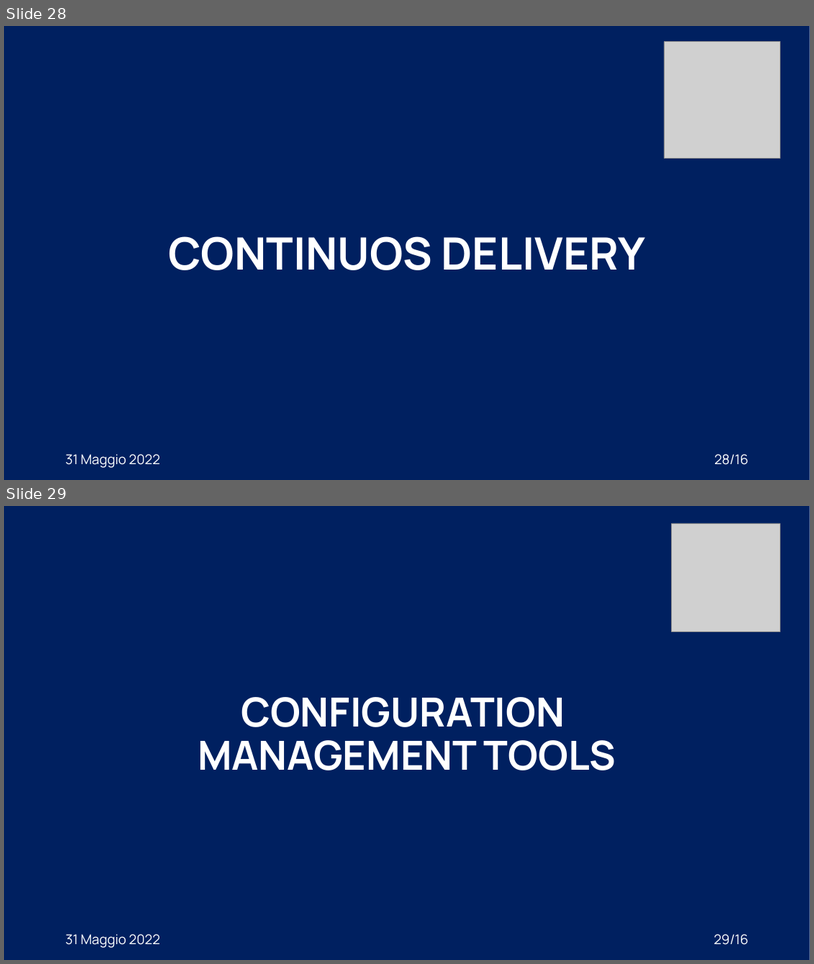
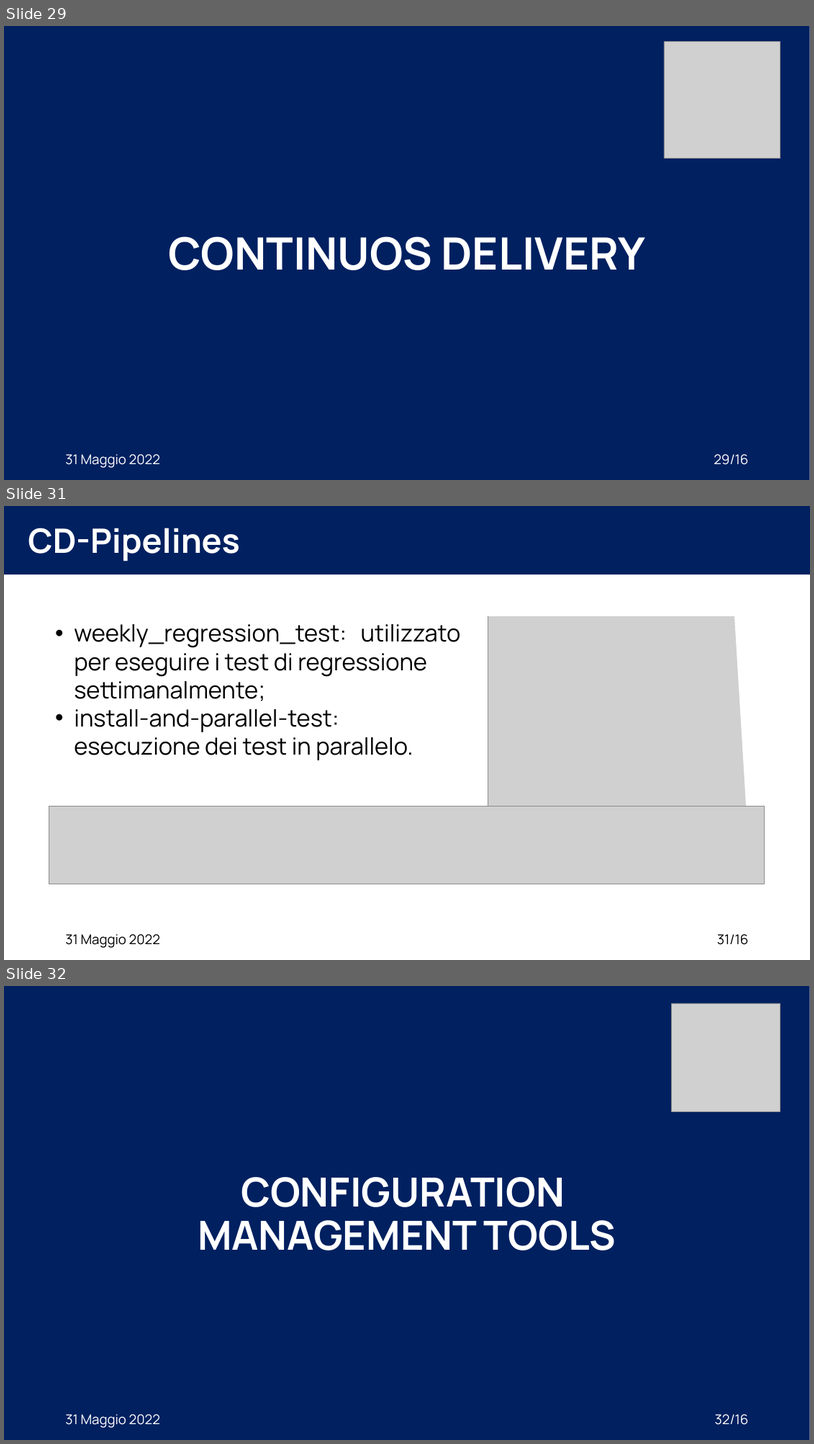
Before and after one commit to XidaZ3/MTSSAssignment3, a slide deck: MTSSAssignment3.pptx. Shown one above the other, each under a label of ours: slides 28 and 29 before the commit, slides 29, 31 and 32 after it; the slides between them are not shown. The pictures are 814x964 and 814x1444 pixels, drawn with LibreOffice and Linux fonts; fonts in the diff are those of the drawing; grey boxes stand for pictures. Boxes give left, top, right and bottom in pixels: in the first picture for what was removed or moved away, otherwise in the second. Text is boxed around its words. In the diff, an @@ line names an element or a change of style, - is before the commit and + after.

```diff
--- a/MTSSAssignment3.pptx
+++ b/MTSSAssignment3.pptx
@@ slide 31 added at bbox=[4, 506, 810, 960], background #FFFFFF @@
@@ rectangle added at bbox=[4, 506, 810, 574], fill #002060 @@
@@ title added at bbox=[28, 528, 239, 561], 40 pt, text #FFFFFF, bold @@
+CD-Pipelines
@@ rectangle added at bbox=[170, 548, 810, 616], fill #FFFFFF @@
@@ picture added at bbox=[488, 559, 779, 824] @@
@@ rectangle added at bbox=[734, 593, 810, 960], fill #FFFFFF @@
@@ text added at bbox=[74, 624, 461, 760], 28 pt, text #000000 @@
+• weekly_regression_test: utilizzato per eseguire i test di regressione settimanalmente;
+• install-and-parallel-test: esecuzione dei test in parallelo.
@@ picture added at bbox=[49, 806, 765, 883] @@
@@ rectangle added at bbox=[136, 849, 810, 917], fill #FFFFFF @@
@@ text added at bbox=[65, 934, 160, 947], 16 pt, text #000000 @@
+31 Maggio 2022
@@ page number added at bbox=[718, 934, 749, 944], 16 pt, text #000000 @@
+31/16
@@ what was slide 28 is now slide 29 @@
@@ page number at bbox=[714, 454, 748, 464]: text changed @@
-28/16
+29/16
@@ what was slide 29 is now slide 32 @@
@@ page number at bbox=[715, 1414, 749, 1424]: text changed @@
-29/16
+32/16
```
Also in this commit, not shown: 1 slide changed, 3 other slides added, 4 other files.
